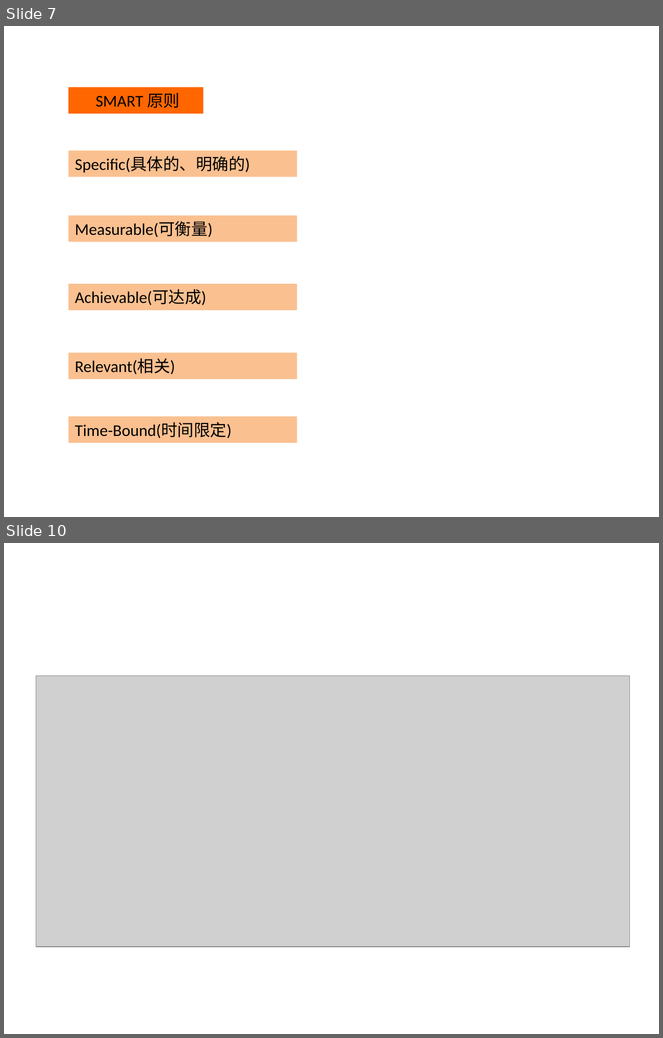
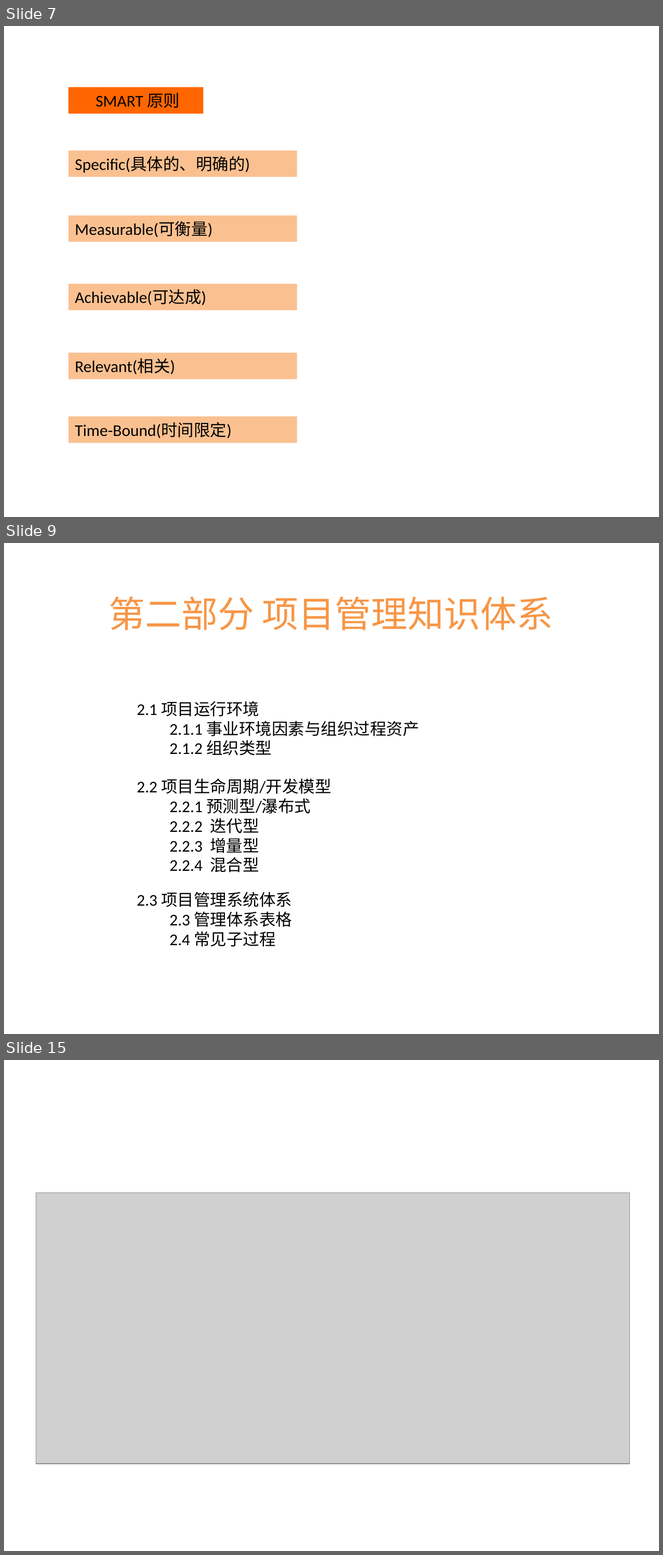
Before and after one commit to itwyhuaing/ProjectM, a slide deck: HaiNaBian_PM知识分享/201812/PM.pptx. Shown one above the other, each under a label of ours: slides 7 and 10 before the commit, slides 7, 9 and 15 after it; the slides between them are not shown. The pictures are 663x1038 and 663x1555 pixels, drawn with LibreOffice and Linux fonts; fonts in the diff are those of the drawing; grey boxes stand for pictures; background and template pictures are left out. Boxes give left, top, right and bottom in pixels: in the first picture for what was removed or moved away, otherwise in the second. Text is boxed around its words. In the diff, an @@ line names an element or a change of style, - is before the commit and + after.

```diff
--- a/HaiNaBian_PM知识分享/201812/PM.pptx
+++ b/HaiNaBian_PM知识分享/201812/PM.pptx
@@ slide 9 added at (4,543,659,1034), background picture (left out) @@
@@ text added at (109,597,553,630), 40 pt, text #F79646 @@
+第二部分 项目管理知识体系
@@ text added at (137,701,419,756), 18 pt, text #000000 @@
+2.1 项目运行环境
+2.1.1 事业环境因素与组织过程资产
+2.1.2 组织类型
@@ text added at (137,779,331,873), 18 pt, text #000000 @@
+2.2 项目生命周期/开发模型
+2.2.1 预测型/瀑布式
+2.2.2 迭代型
+2.2.3 增量型
+2.2.4 混合型
@@ text added at (137,892,292,947), 18 pt, text #000000 @@
+2.3 项目管理系统体系
+2.3 管理体系表格
+2.4 常见子过程
@@ what was slide 10 is now slide 15 @@
```
Also in this commit, not shown: 2 slides changed, 5 other slides added, 1 slide removed.
